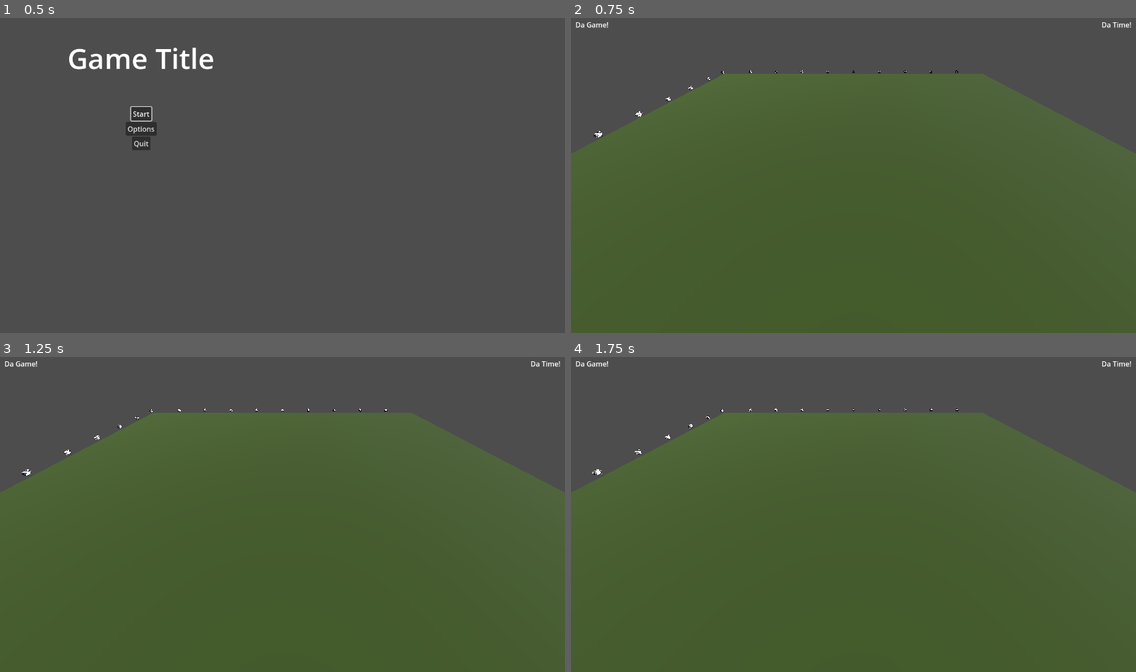
Above: before the commit, frames 1-4 (two rows, left to right).
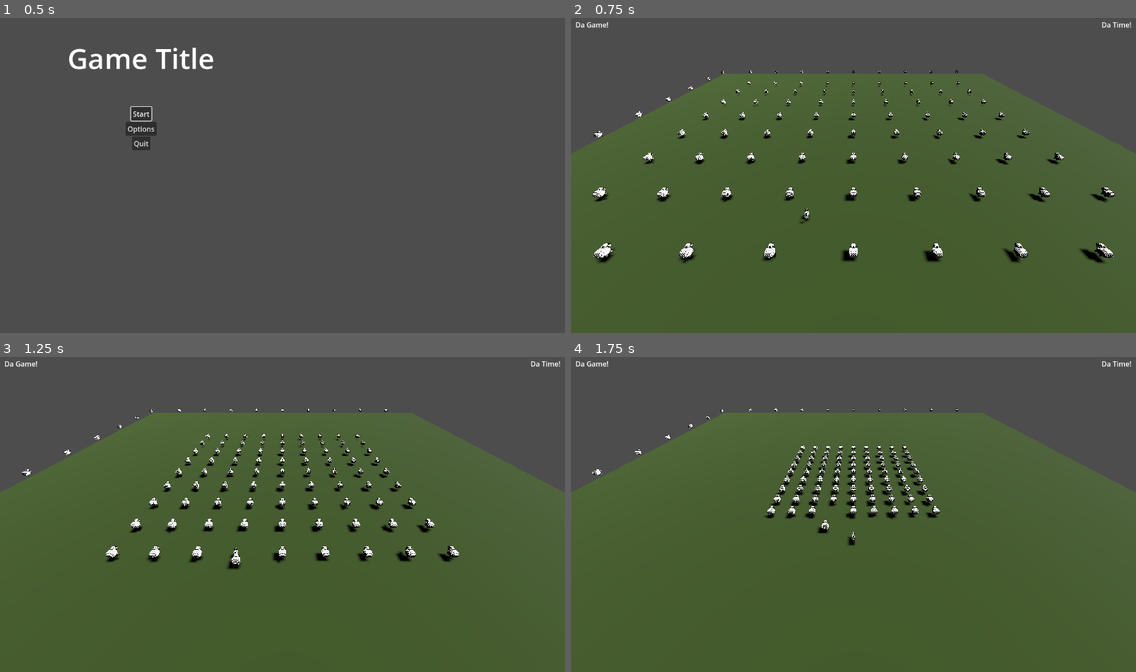
Above: after the commit, the same moments.

Repository: hunttis/ld-58
Game: Godot game, scene res://assets/scenes/master.tscn
Two runs of this game, one before a commit and one after it. Both use one fixed random seed, a clock stepped at 60 frames per second and the inputs below.
Inputs (mouse positions are in pixels of both pictures, inside the frame that each line leads up to):
- Up to frame 1 (0.5 s): no input
- Up to frame 2 (0.75 s): click "Start" at 0.5 s
- Up to frame 3 (1.25 s): no input
- Up to frame 4 (1.75 s): move the mouse to (977, 498) at 1.27 s; click (977, 498) at 1.35 s

Frame 1 is identical in both runs. In frame 2, 2.6% of the frame differs, in the area x 3-97%, y 20-78%; in frame 3, 2.7%, in the area x 18-82%, y 24-68%; in frame 4, 2.1%.

Commit message:
move field collision shape

Diff:
--- a/assets/scenes/game/laidun/laidun.tscn
+++ b/assets/scenes/game/laidun/laidun.tscn
@@ -23,4 +23,5 @@
 [node name="StaticBody3D" type="StaticBody3D" parent="."]
 
 [node name="CollisionShape3D" type="CollisionShape3D" parent="StaticBody3D"]
+transform = Transform3D(1, 0, 0, 0, 1, 0, 0, 0, 1, 0, -0.5, 0)
 shape = SubResource("BoxShape3D_ti5nx")
